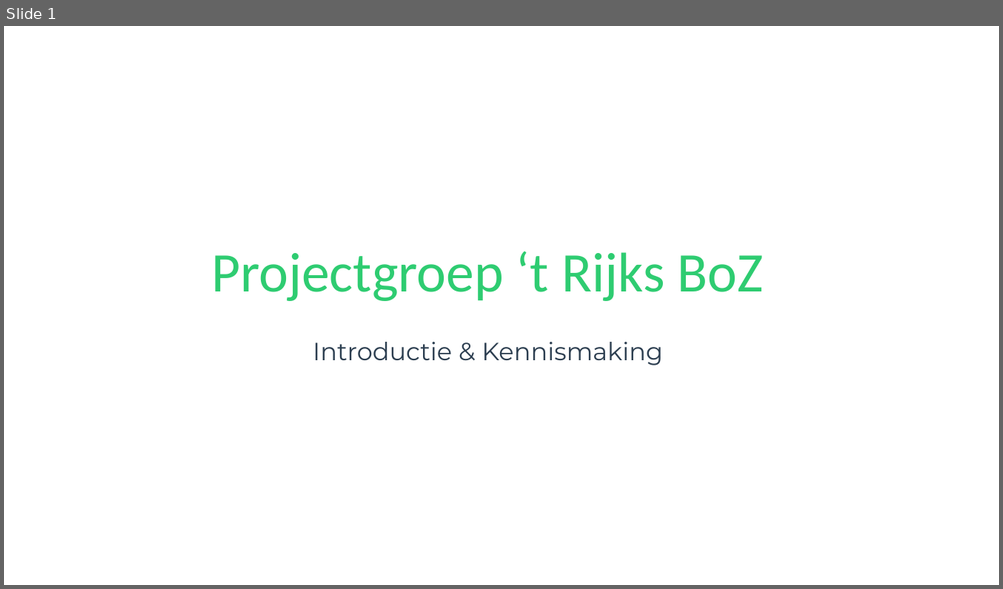
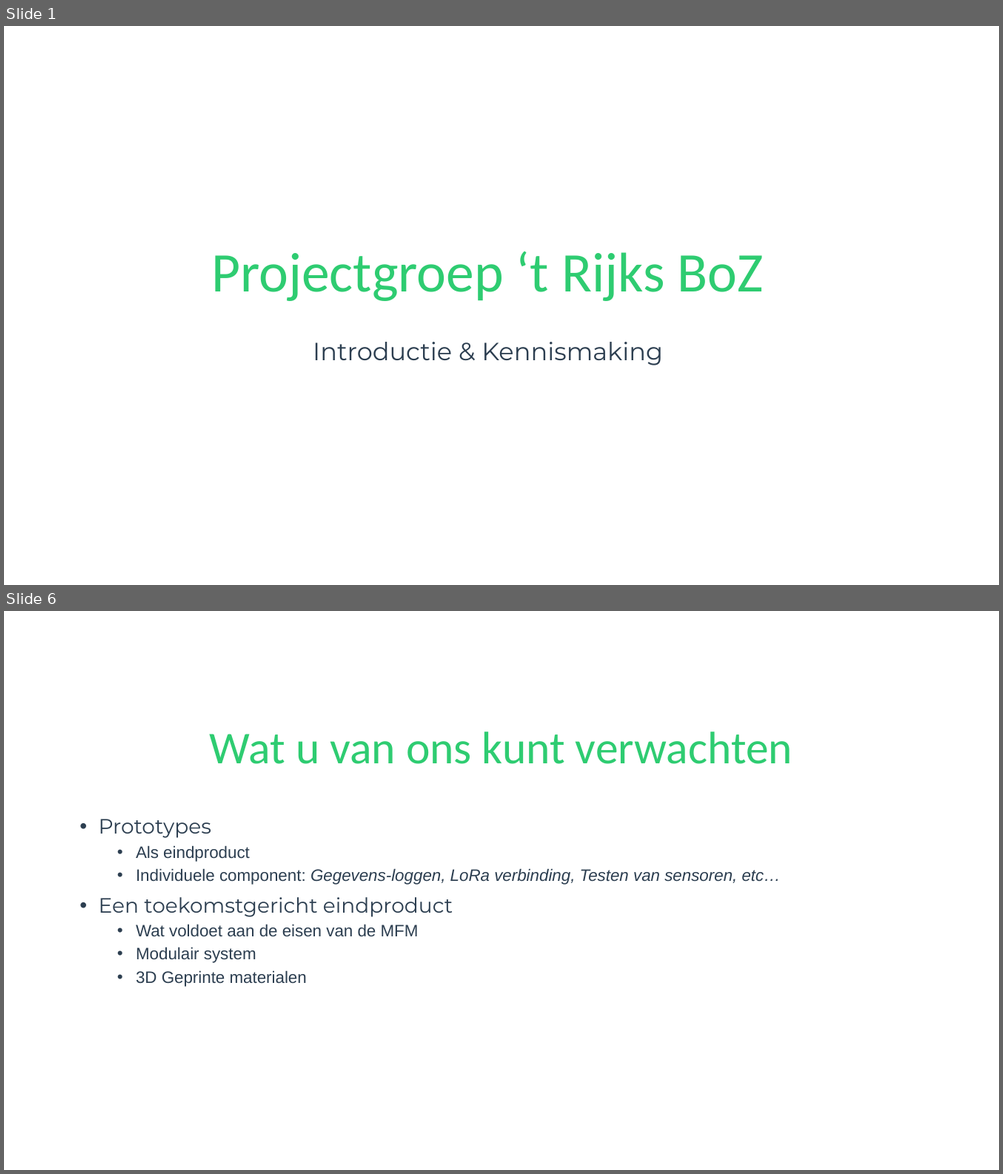
Before and after one commit to TimVosch/Aqua, a slide deck: Contact/Meeting_1/IntroductieGroep.pptx. Shown one above the other, each under a label of ours: slide 1 before the commit, slides 1 and 6 after it; the slides between them are not shown. The pictures are 1003x589 and 1003x1174 pixels, drawn with LibreOffice and Linux fonts; fonts in the diff are those of the drawing; background and template pictures are left out. Boxes give left, top, right and bottom in pixels: in the first picture for what was removed or moved away, otherwise in the second. Text is boxed around its words. In the diff, an @@ line names an element or a change of style, - is before the commit and + after.

```diff
--- a/Contact/Meeting_1/IntroductieGroep.pptx
+++ b/Contact/Meeting_1/IntroductieGroep.pptx
@@ slide 6 added at bbox=[4, 611, 999, 1170], background #FFFFFF @@
@@ title added at bbox=[210, 732, 792, 764], 44 pt, text #2ECC71 @@
+Wat u van ons kunt verwachten
@@ text added at bbox=[99, 819, 780, 987], 16 pt, text #2C3E50 @@
+• Prototypes
+  • Als eindproduct
+  • Individuele component: Gegevens-loggen, LoRa verbinding, Testen van sensoren, etc…
+• Een toekomstgericht eindproduct
+  • Wat voldoet aan de eisen van de MFM
+  • Modulair system
+  • 3D Geprinte materialen
```
Also in this commit, not shown: 1 slide changed, 4 other slides added, 1 slide removed.
